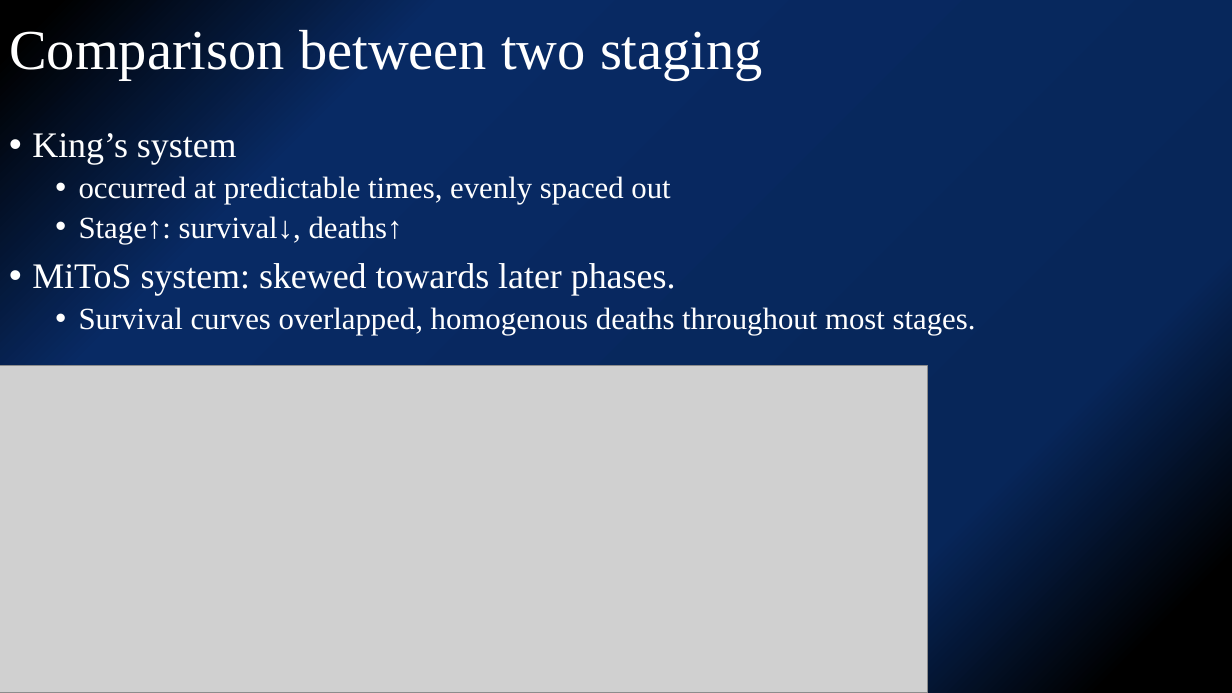
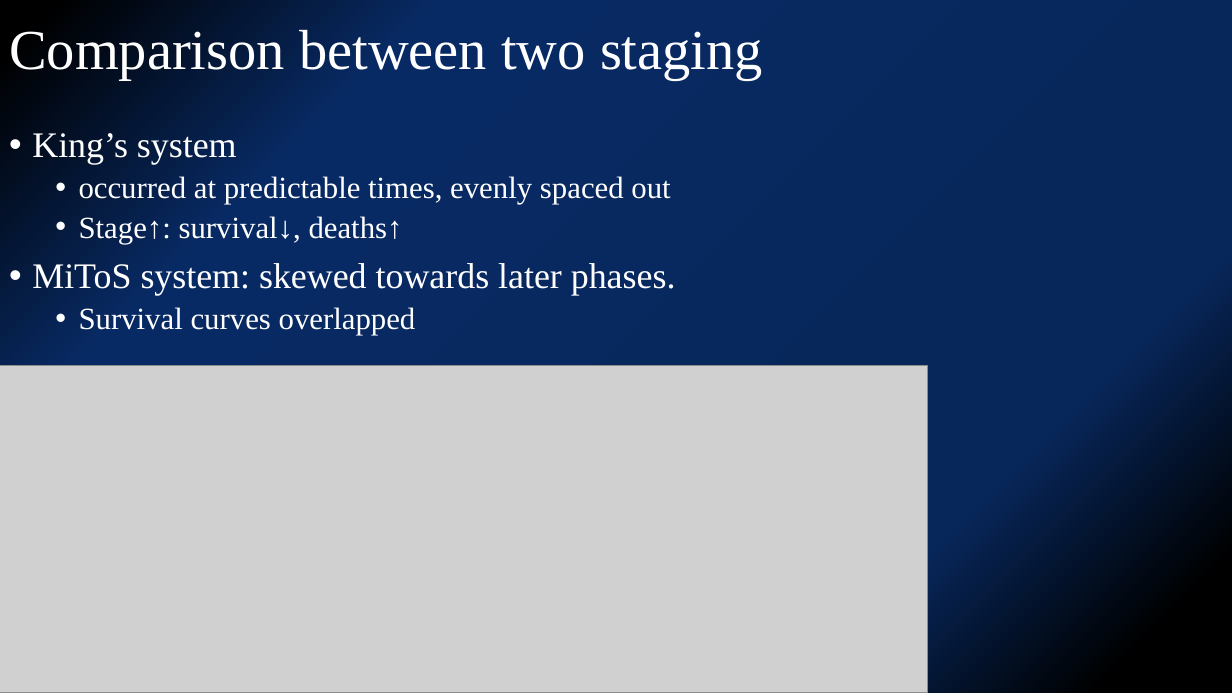
Before and after one commit to kjfdf/lecture, a slide deck: slide 12 of SNUH 심포지엄-유일한.pptx. Drawn at 1232x693 pixels with LibreOffice and Linux fonts; fonts in the diff are those of the drawing; grey boxes stand for pictures. Boxes give left, top, right and bottom in pixels: in the first picture for what was removed or moved away, otherwise in the second. Text is boxed around its words. In the diff, an @@ line names an element or a change of style, - is before the commit and + after.

```diff
--- a/SNUH 심포지엄-유일한.pptx
+++ b/SNUH 심포지엄-유일한.pptx
@@ text at bbox=[79, 307, 416, 335]: text changed @@
-  • Survival curves overlapped, homogenous deaths throughout most stages.
+  • Survival curves overlapped
```
Also in this commit, not shown: 2 slides added, 1 slide removed.
